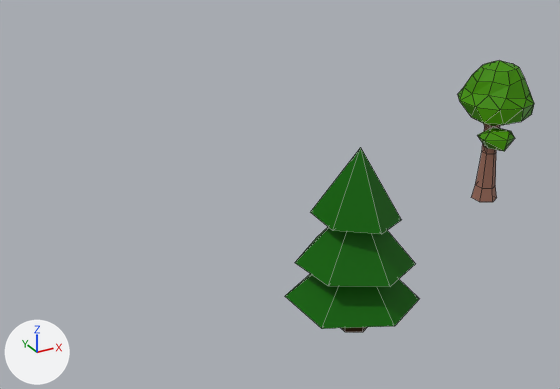
The Blender file DevelopmentMaterials/Models/trees.blend, before and after one commit.
Both versions are drawn from a 50 mm camera at (-31.0, -31.3, 24.8) aimed at (-7.9, 10.7, 3.8). The lights are fixed; the arrows at lower left show +X, +Y and +Z. Mesh edges are drawn as thin lines.

The scene before the commit, as lines of its bpy script (objects in view):
```python
me_cylinder = bpy.data.meshes.new('Cylinder')
me_cylinder.from_pydata(...)  # 43 vertices, 43 faces; spans x -3.41..3.14, y -3.69..3.63, z 0.0..10.81
me_cylinder.materials.append(mat_imphenziapixpal)
me_cylinder_001 = bpy.data.meshes.new('Cylinder.001')
me_cylinder_001.from_pydata(...)  # 145 vertices, 185 faces; spans x -2.78..2.7, y -3.14..3.17, z 0.0..10.95
me_cylinder_001.materials.append(mat_imphenziapixpal)
ob_poplar_0 = bpy.data.objects.new('poplar_0', me_cylinder_001)
ob_poplar_0.location = (10.0, 10.0, 0.0)
ob_spruce_0 = bpy.data.objects.new('spruce_0', me_cylinder)
ob_spruce_0.location = (-9.0, 0.0, 0.0)
```
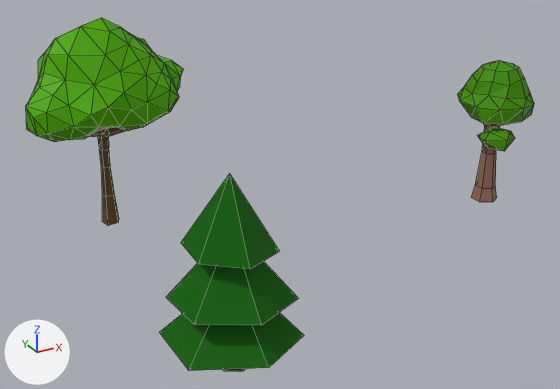
Pixel boxes (x1, y1, x2, y2) of what changed, in the pictures (560 x 389 px):
'spruce_0', moved
    before: (285, 148, 419, 332)
    after: (159, 174, 304, 372)
'appleTree', added
    after: (25, 18, 183, 225)

The change in detail:
Mesh me_cube is new.
It has 237 vertices, 405 faces and spans x -5.14..6.44, y -3.87..5.17, z 0.0..14.89.
It uses material mat_imphenziapixpal.
Object 'spruce_0' (ob_spruce_0) moves from (-9.0, 0.0, 0.0) to (-16.54, 0.0, 0.0).
Object 'appleTree' (ob_appletree) is new; it shows me_cube.
Its location is (-17.0, 20.0, 0.0).
